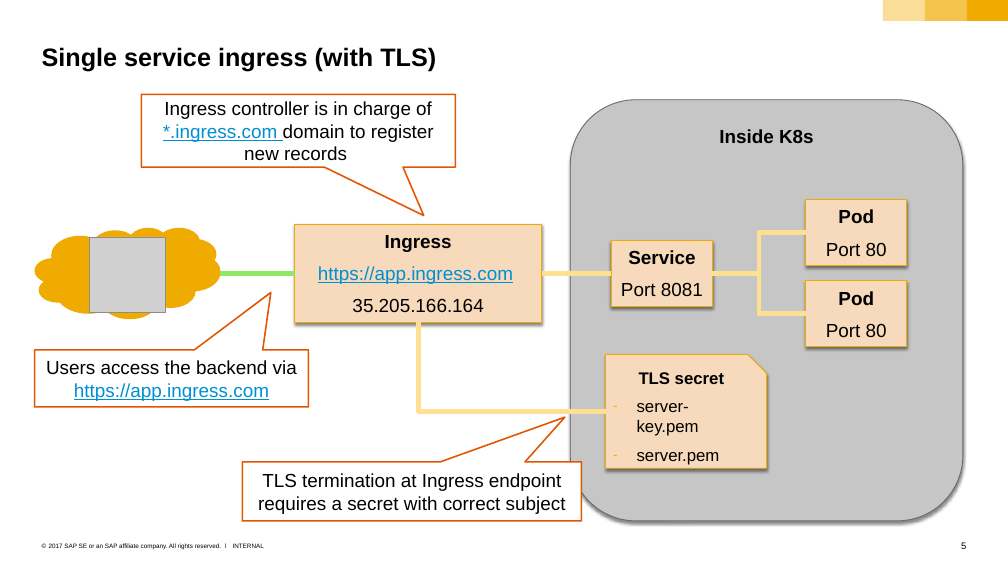
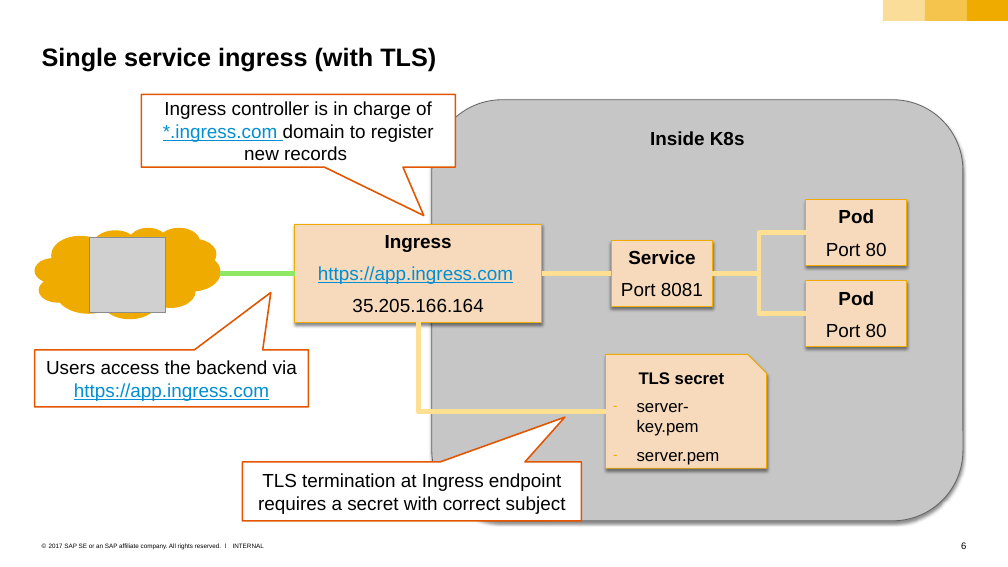
Before and after one commit to cuijiyao01/docker-k8s-training, a slide deck: slide 6 of kubernetes/09_ingress.pptx (slide 5 before the commit). Drawn at 1008x567 pixels with LibreOffice and Linux fonts; fonts in the diff are those of the drawing; grey boxes stand for pictures. Boxes give left, top, right and bottom in pixels: in the first picture for what was removed or moved away, otherwise in the second. Text is boxed around its words. In the diff, an @@ line names an element or a change of style, - is before the commit and + after.

Commit message:
explain traffic flow with ingress controller

```diff
--- a/kubernetes/09_ingress.pptx
+++ b/kubernetes/09_ingress.pptx
@@ rounded rectangle "Inside K8s": place and size @@
-rounded rectangle "Inside K8s" at box(570, 100, 963, 521)
+rounded rectangle "Inside K8s" at box(431, 100, 963, 521)
```
Also in this commit, not shown: 2 other slides changed, 1 slide added.
